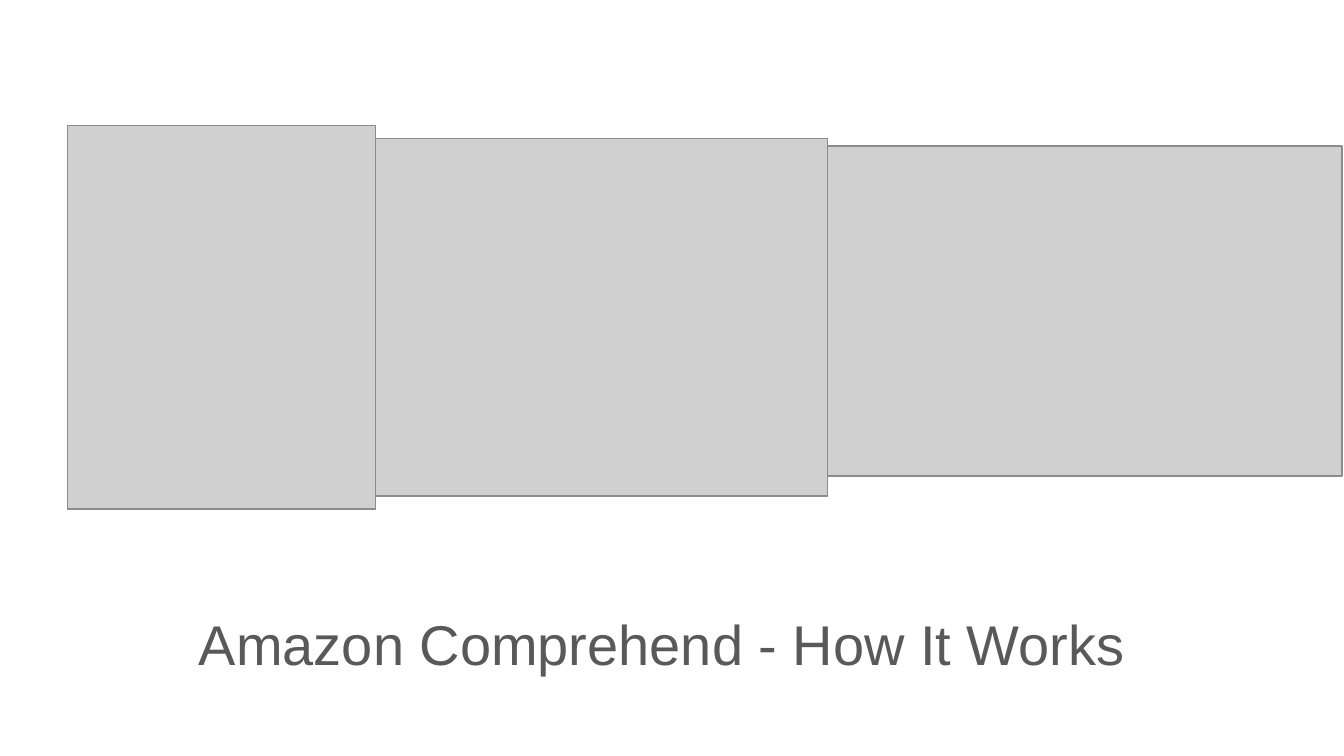
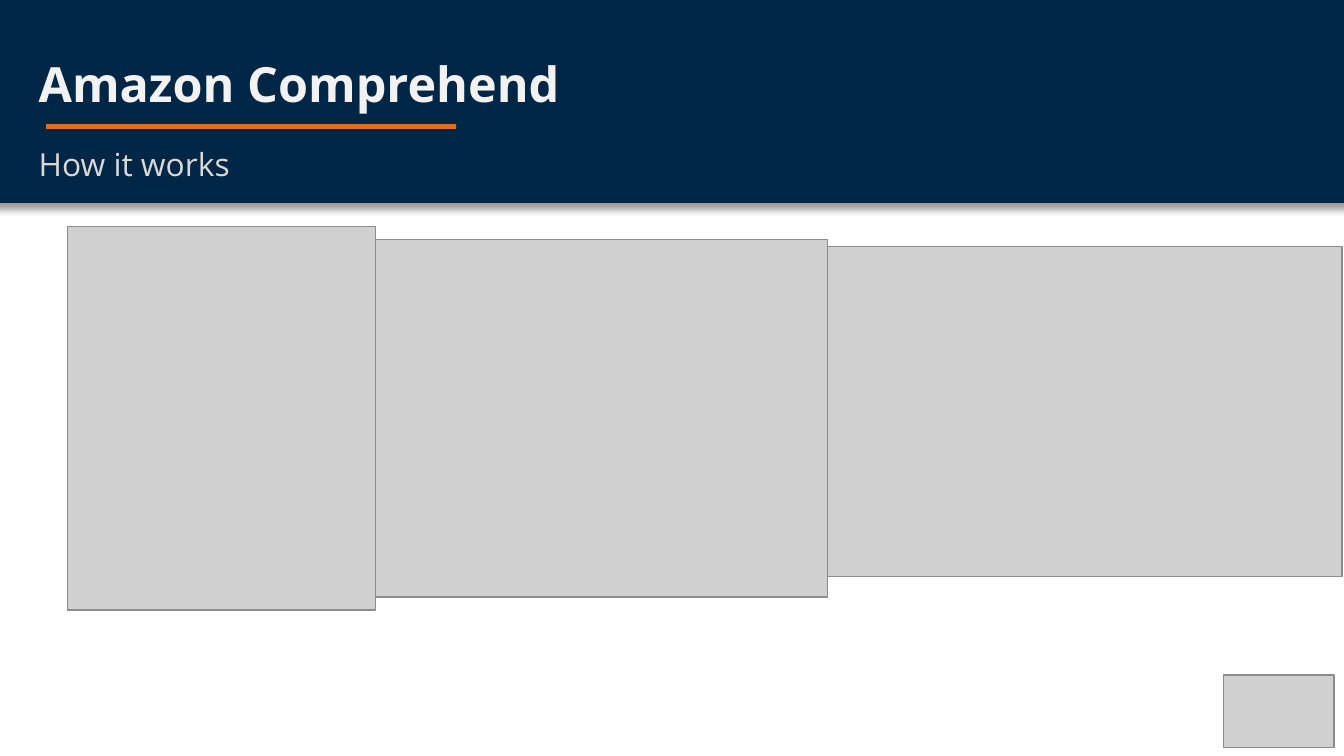
Before and after one commit to vbloise3/awsCert, a slide deck: slide 7 of public/Exam Notes/Comprehend Video Deck.pptx. Drawn at 1344x756 pixels with LibreOffice and Linux fonts; fonts in the diff are those of the drawing; grey boxes stand for pictures. Boxes give left, top, right and bottom in pixels: in the first picture for what was removed or moved away, otherwise in the second. Text is boxed around its words. In the diff, an @@ line names an element or a change of style, - is before the commit and + after.

Commit message:
updated Comprehend video deck to use WL template

```diff
--- a/public/Exam Notes/Comprehend Video Deck.pptx
+++ b/public/Exam Notes/Comprehend Video Deck.pptx
@@ rectangle added at box(0, 0, 1344, 203), fill #002645 @@
@@ text added at box(39, 65, 559, 114), 26 pt, text #F2F2F2, bold @@
+Amazon Comprehend
@@ rectangle added at box(46, 124, 456, 129), fill #DE6E22 @@
@@ text at box(39, 152, 230, 177): text changed; size 30 to 17 pt; font Arial to Open Sans; text colour #595959 to #D9D9D9 @@
-Amazon Comprehend - How It Works
+How it works
@@ 3 pictures: place and size @@
-3 pictures at box(67, 125, 1343, 508)
+3 pictures at box(67, 226, 1343, 609)
@@ picture added at box(1223, 675, 1333, 747) @@
```
Also in this commit, not shown: 3 other slides changed, 5 slides added, 4 slides removed, 2 other files.
